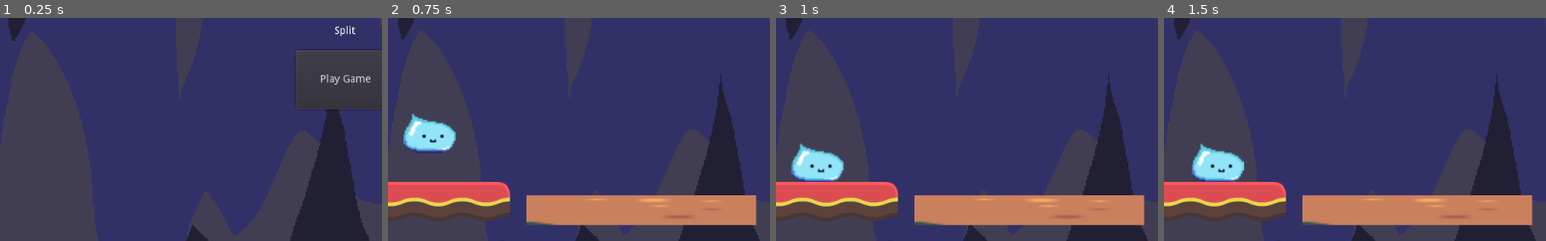
Above: before the commit, frames 1-4 (left to right).
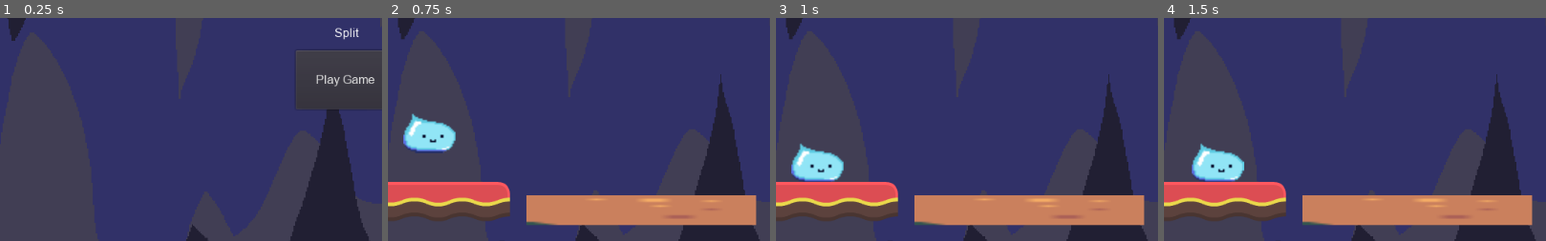
Above: after the commit, the same moments.

Repository: haroonsherjan/ResourceGame
Game: Godot game, scene res://Root.tscn
Same seed, same stepped clock (60 frames per second), same inputs: the game is played once before the commit and once after it.
Inputs:
- Up to frame 1 (0.25 s): no input
- Up to frame 2 (0.75 s): click "Play Game" at 0.5 s
- Up to frame 3 (1 s): no input
- Up to frame 4 (1.5 s): tap Enter at 1.25 s; hold Right (ui_right) from 1.28 s (still down); tap V (recombinate) at 1.35 s
The pictures show only the part of the screen within x 2-52%, y 37-87%; the shares and areas given below are measured in that part.

The runs differ from the first frame. In frame 1, 0.5% of the frame differs, in the area x 82-98%, y 3-31%; in frame 2, nothing differs; in frame 3, nothing differs; in frame 4, nothing differs.

Commit message:
quick font change (sorry for overwriting it!)

Diff:
--- a/MainMenu/MainMenu.tscn
+++ b/MainMenu/MainMenu.tscn
@@ -1,7 +1,14 @@
-[gd_scene load_steps=3 format=2]
+[gd_scene load_steps=6 format=2]
 
 [ext_resource path="res://MainMenu/MainMenu.gd" type="Script" id=1]
 [ext_resource path="res://Gameplay/kbscene/cavebg1.png" type="Texture" id=2]
+[ext_resource path="res://ARIAL.TTF" type="DynamicFontData" id=3]
+
+[sub_resource type="DynamicFont" id=2]
+font_data = ExtResource( 3 )
+
+[sub_resource type="DynamicFont" id=1]
+font_data = ExtResource( 3 )
 
 [node name="Menu" type="Node2D"]
 script = ExtResource( 1 )
@@ -11,6 +18,7 @@
 margin_top = 268.0
 margin_right = 555.0
 margin_bottom = 347.0
+custom_fonts/font = SubResource( 2 )
 action_mode = 0
 text = "Play Game"
 __meta__ = {
@@ -22,6 +30,7 @@
 margin_top = 235.0
 margin_right = 574.0
 margin_bottom = 249.0
+custom_fonts/font = SubResource( 1 )
 text = "Split"
 __meta__ = {
 "_edit_use_anchors_": false
Not shown, added: build/index.apple-touch-icon.png.import
Not shown, added: build/index.icon.png.import
Not shown, added: build/index.png.import
Not shown, changed: export_presets.cfg
Not shown, added: build/index.apple-touch-icon.png
Not shown, added: build/index.audio.worklet.js
Not shown, added: build/index.html
Not shown, added: build/index.icon.png
Not shown, added: build/index.js
Not shown, added: build/index.pck
Not shown, added: build/index.png
Not shown, added: build/index.wasm
